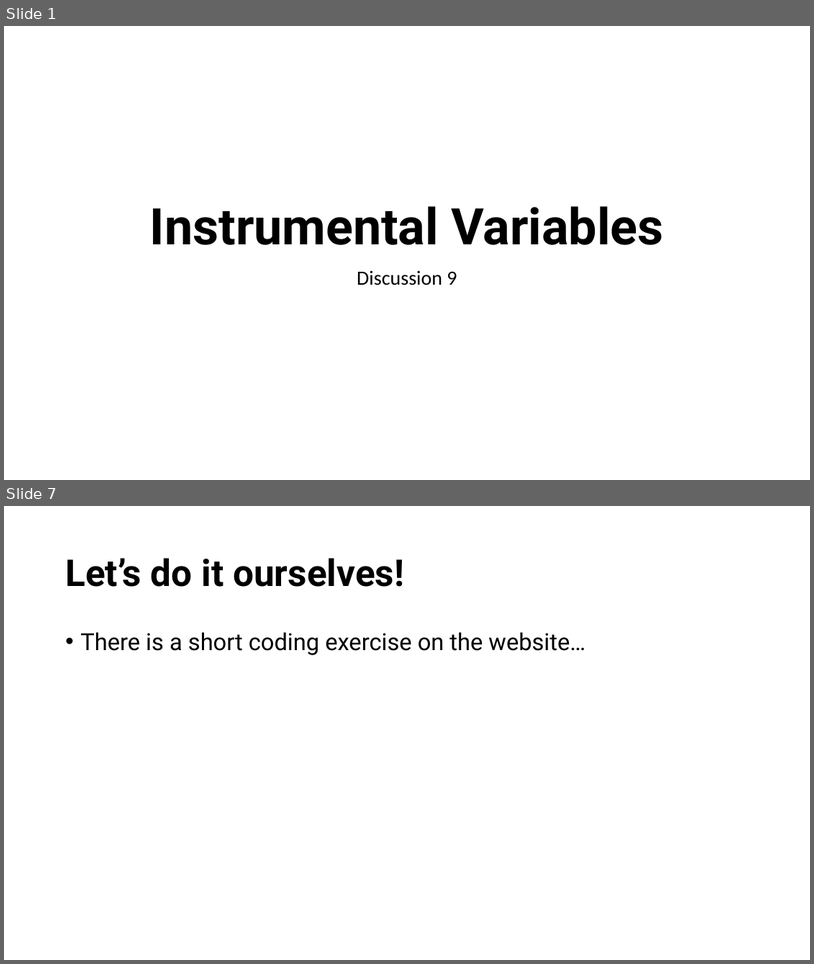
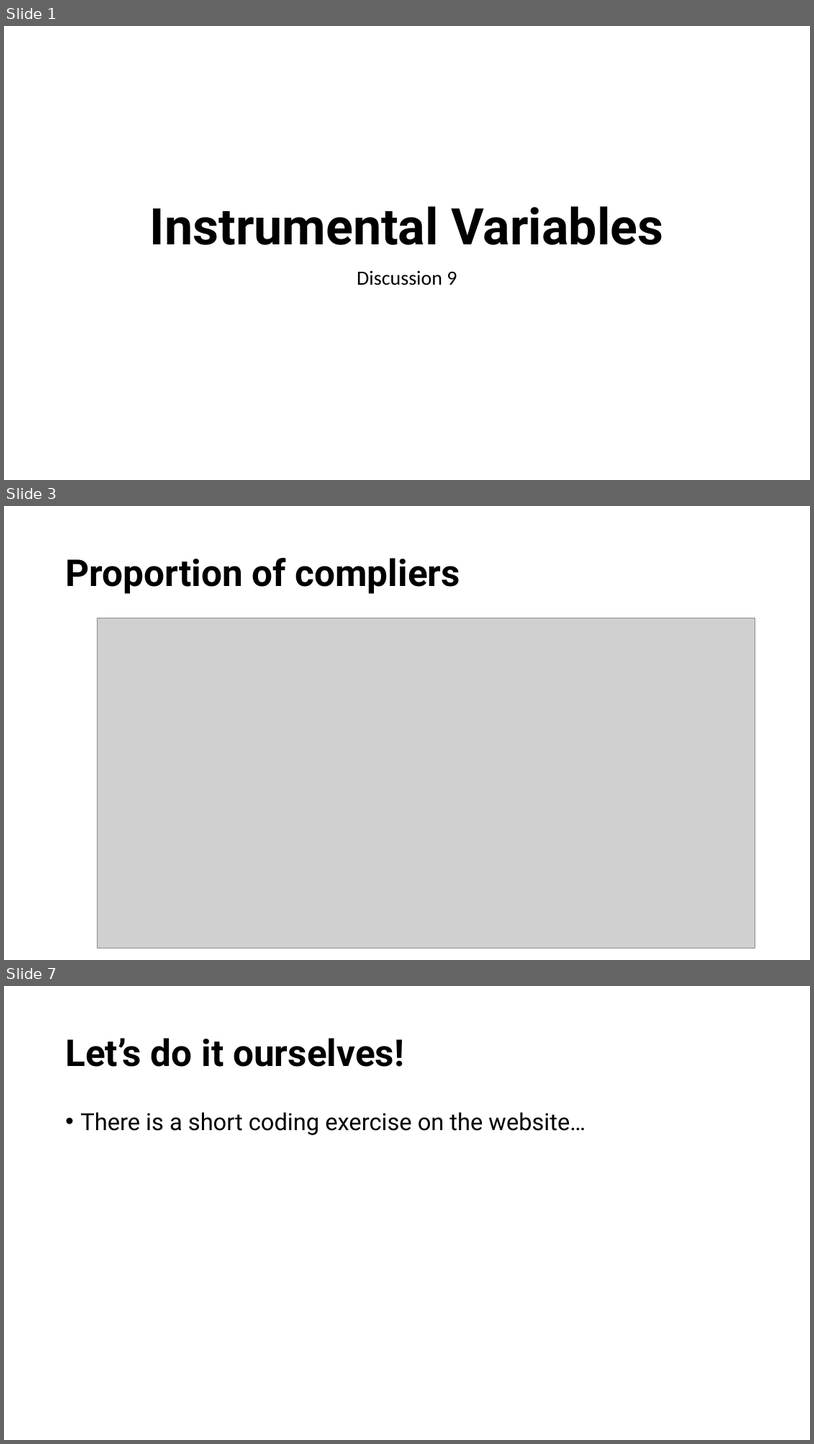
Before and after one commit to causal3900/causal3900.github.io, a slide deck: assets/discussions/discussion9-slides.pptx. Shown one above the other, each under a label of ours: slides 1 and 7 before the commit, slides 1, 3 and 7 after it; the slides between them are not shown. The pictures are 814x964 and 814x1444 pixels, drawn with LibreOffice and Linux fonts; fonts in the diff are those of the drawing; grey boxes stand for pictures. Boxes give left, top, right and bottom in pixels: in the first picture for what was removed or moved away, otherwise in the second. Text is boxed around its words. In the diff, an @@ line names an element or a change of style, - is before the commit and + after.

```diff
--- a/assets/discussions/discussion9-slides.pptx
+++ b/assets/discussions/discussion9-slides.pptx
@@ slide 3 added at box(4, 506, 810, 960), background #FFFFFF @@
@@ title added at box(65, 558, 460, 594), 44 pt, text #000000, bold @@
+Proportion of compliers
@@ picture added at box(97, 618, 756, 947) @@
```
Also in this commit, not shown: 3 slides changed, 1 other slide added, 2 slides removed, 44 other files.
